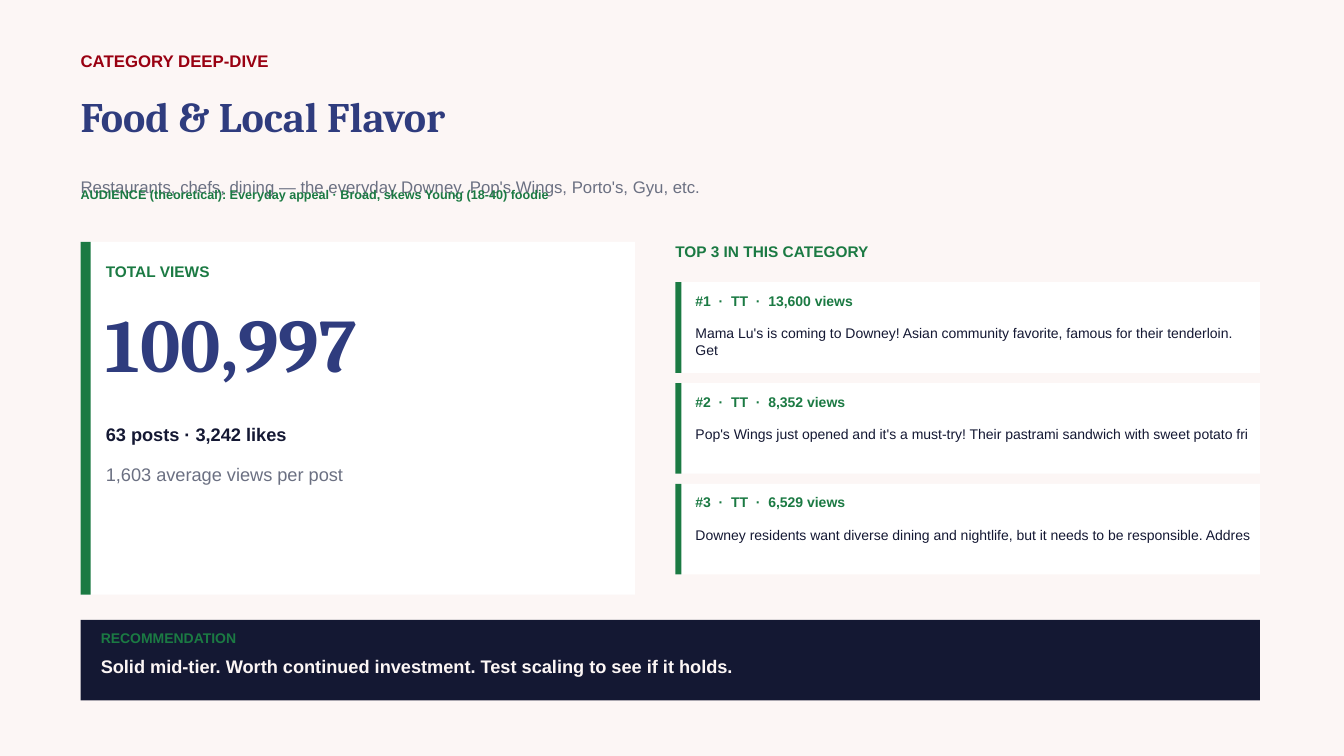
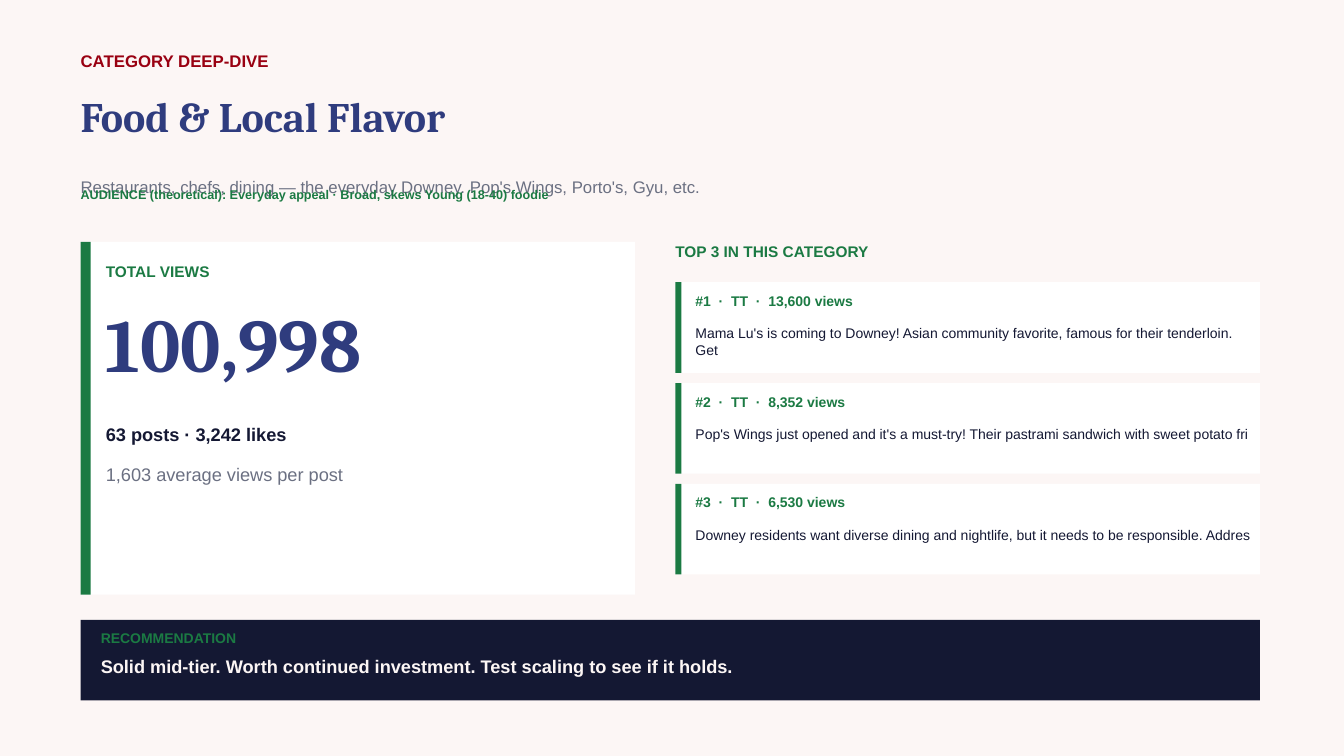
Before and after one commit to zvmmer/talking-downey-kpis, a slide deck: slide 6 of SPONSOR_CONTENT_REPORT.pptx. Drawn at 1344x756 pixels with LibreOffice and Linux fonts; fonts in the diff are those of the drawing. Boxes give left, top, right and bottom in pixels: in the first picture for what was removed or moved away, otherwise in the second. Text is boxed around its words. In the diff, an @@ line names an element or a change of style, - is before the commit and + after.

```diff
--- a/SPONSOR_CONTENT_REPORT.pptx
+++ b/SPONSOR_CONTENT_REPORT.pptx
@@ text at (106,320,362,383): text changed @@
-100,997
+100,998
@@ text at (695,497,845,509): text changed @@
-#3 · TT · 6,529 views
+#3 · TT · 6,530 views
```
Also in this commit, not shown: 7 other slides changed, 5 other files.
